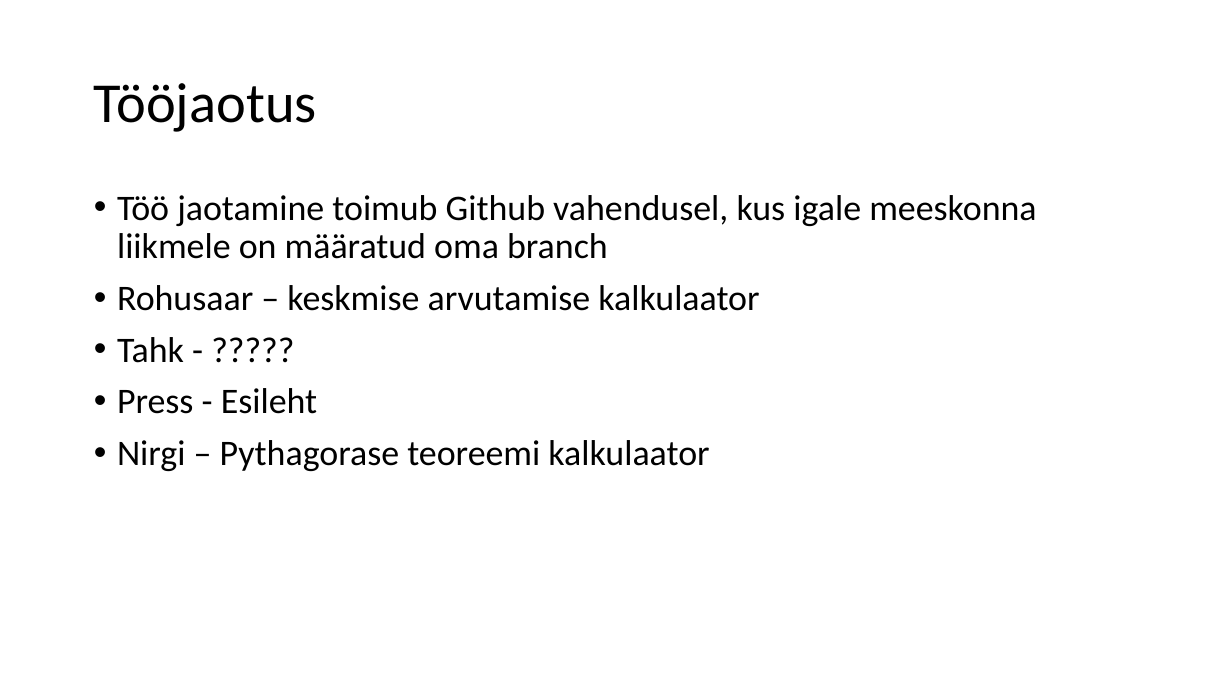
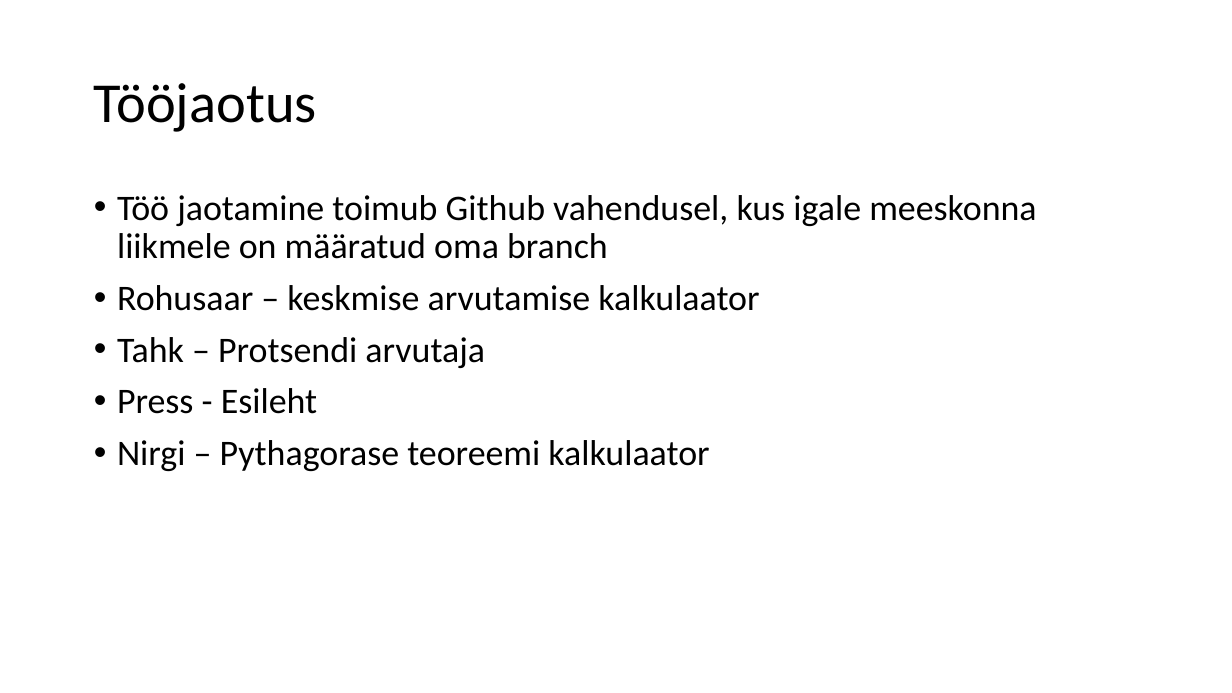
Before and after one commit to makud3v/OmniCalc, a slide deck: slide 6 of OmniCalc.pptx. Drawn at 1232x693 pixels with LibreOffice and Linux fonts; fonts in the diff are those of the drawing. Boxes give left, top, right and bottom in pixels: in the first picture for what was removed or moved away, otherwise in the second. Text is boxed around its words. In the diff, an @@ line names an element or a change of style, - is before the commit and + after.

```diff
--- a/OmniCalc.pptx
+++ b/OmniCalc.pptx
@@ text at bbox=[117, 337, 485, 368]: text changed @@
-• Tahk - ?????
+• Tahk – Protsendi arvutaja
```
Also in this commit, not shown: 16 other files.
